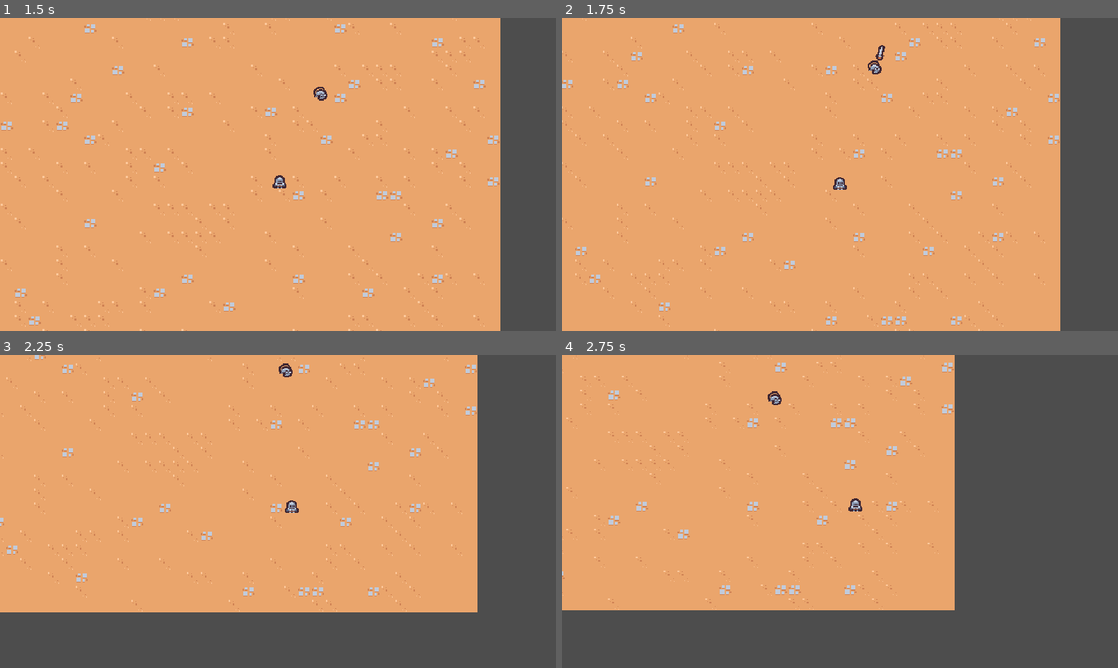
Above: before the commit, frames 1-4 (two rows, left to right).
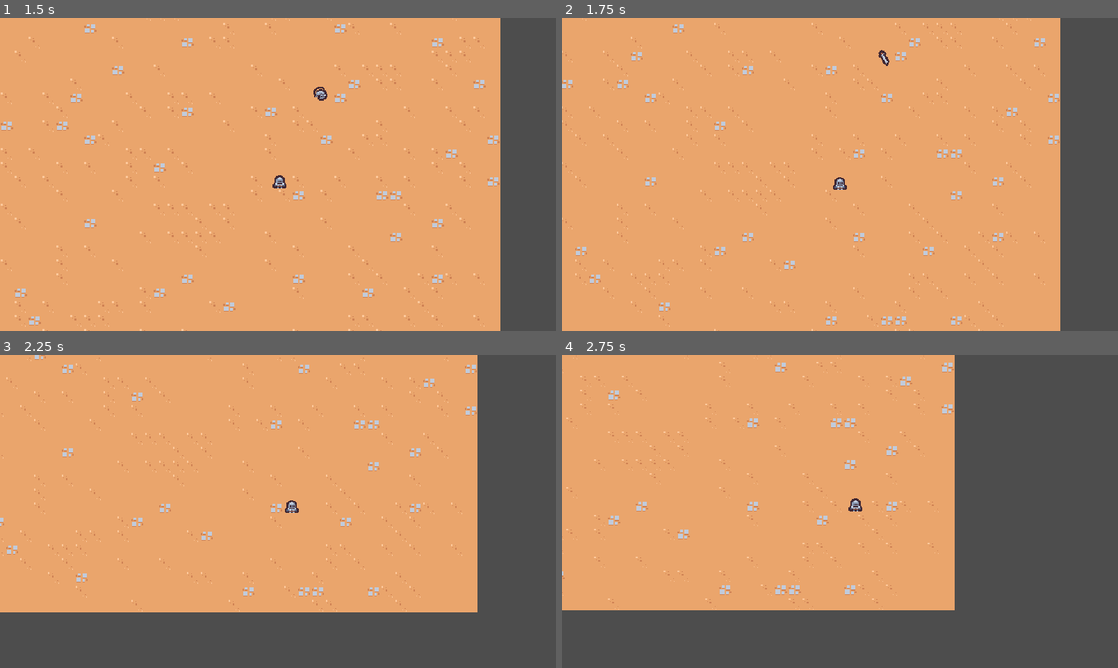
Above: after the commit, the same moments.

Repository: exglegaming/survivors-course
Game: Godot game, scene res://scenes/main/main.tscn
Two runs of this game, one before a commit and one after it. Both use one fixed random seed, a clock stepped at 60 frames per second and the inputs below.
Inputs:
- Up to frame 1 (1.5 s): hold D (move_right) 0.53-1.28 s; hold S (move_down) from 1.28 s (still down)
- Up to frame 2 (1.75 s): keep holding S (move_down)
- Up to frame 3 (2.25 s): release S (move_down) at 2.03 s; hold D (move_right) from 2.03 s (still down)
- Up to frame 4 (2.75 s): keep holding D (move_right)

Frame 1 is identical in both runs. In frame 2, 0.2% of the frame differs, in the area x 55-59%, y 8-18%; in frame 3, less than 0.1%; in frame 4, less than 0.1%.

Commit message:
destroying enemies

Diff:
--- a/project.godot
+++ b/project.godot
@@ -64,6 +64,12 @@
 ]
 }
 
+[layer_names]
+
+2d_physics/layer_1="Terrain"
+2d_physics/layer_2="Player"
+2d_physics/layer_3="Enemy"
+
 [physics]
 
 3d/physics_engine="Jolt Physics"
--- a/scenes/ability/sword_ability/sword_ability.tscn
+++ b/scenes/ability/sword_ability/sword_ability.tscn
@@ -27,6 +27,18 @@
 "transitions": PackedFloat32Array(1),
 "update": 0,
 "values": [Vector2(1, 1)]
+}
+tracks/2/type = "value"
+tracks/2/imported = false
+tracks/2/enabled = true
+tracks/2/path = NodePath("Area2D/CollisionShape2D:disabled")
+tracks/2/interp = 1
+tracks/2/loop_wrap = true
+tracks/2/keys = {
+"times": PackedFloat32Array(0),
+"transitions": PackedFloat32Array(1),
+"update": 1,
+"values": [true]
 }
 
 [sub_resource type="Animation" id="Animation_abpad"]
@@ -71,12 +83,27 @@
 "method": &"queue_free"
 }]
 }
+tracks/3/type = "value"
+tracks/3/imported = false
+tracks/3/enabled = true
+tracks/3/path = NodePath("Area2D/CollisionShape2D:disabled")
+tracks/3/interp = 1
+tracks/3/loop_wrap = true
+tracks/3/keys = {
+"times": PackedFloat32Array(0, 0.2, 0.4),
+"transitions": PackedFloat32Array(1, 1, 1),
+"update": 1,
+"values": [true, false, true]
+}
 
 [sub_resource type="AnimationLibrary" id="AnimationLibrary_t8g1f"]
 _data = {
 &"RESET": SubResource("Animation_upg5g"),
 &"swing": SubResource("Animation_abpad")
 }
+
+[sub_resource type="RectangleShape2D" id="RectangleShape2D_upg5g"]
+size = Vector2(30, 30)
 
 [node name="SwordAbility" type="Node2D" unique_id=896696562]
 
@@ -87,3 +114,12 @@
 [node name="Sprite2D" type="Sprite2D" parent="." unique_id=600812186]
 texture = ExtResource("1_upg5g")
 offset = Vector2(0, -4)
+
+[node name="Area2D" type="Area2D" parent="." unique_id=928797319]
+collision_layer = 4
+collision_mask = 0
+
+[node name="CollisionShape2D" type="CollisionShape2D" parent="Area2D" unique_id=1761101003]
+position = Vector2(15, 0)
+shape = SubResource("RectangleShape2D_upg5g")
+disabled = true
--- a/scenes/basic_enemy/basic_enemy.tscn
+++ b/scenes/basic_enemy/basic_enemy.tscn
@@ -2,6 +2,9 @@
 
 [ext_resource type="Texture2D" uid="uid://ci5tfng20wi8q" path="res://assets/enemy/basic_enemy.png" id="1_fng3e"]
 [ext_resource type="Script" uid="uid://bi43akt176btc" path="res://scripts/basic_enemy/basic_enemy.gd" id="1_gxg7h"]
+
+[sub_resource type="CircleShape2D" id="CircleShape2D_gxg7h"]
+radius = 12.0
 
 [sub_resource type="CircleShape2D" id="CircleShape2D_fng3e"]
 radius = 5.0
@@ -10,6 +13,15 @@
 collision_layer = 0
 script = ExtResource("1_gxg7h")
 
+[node name="Area2D" type="Area2D" parent="." unique_id=1669089514]
+collision_layer = 0
+collision_mask = 4
+
+[node name="CollisionShape2D" type="CollisionShape2D" parent="Area2D" unique_id=554324832]
+position = Vector2(0, -5)
+shape = SubResource("CircleShape2D_gxg7h")
+debug_color = Color(0.9999718, 0.5999539, 0.54041994, 0.41960785)
+
 [node name="Sprite2D" type="Sprite2D" parent="." unique_id=1729877960]
 texture = ExtResource("1_fng3e")
 offset = Vector2(0, -4)
--- a/scripts/ability/sword_ability_controller/sword_ability_controller.gd
+++ b/scripts/ability/sword_ability_controller/sword_ability_controller.gd
@@ -34,3 +34,7 @@
 	var sword_instance: Node2D = sword_ability.instantiate()
 	player.get_parent().add_child(sword_instance)
 	sword_instance.global_position = enemies[0].global_position
+	sword_instance.global_position += Vector2.RIGHT.rotated(randf_range(0.0, TAU)) * 4.0
+
+	var enemy_direction: Vector2 = enemies[0].global_position - sword_instance.global_position
+	sword_instance.rotation = enemy_direction.angle()
--- a/scripts/basic_enemy/basic_enemy.gd
+++ b/scripts/basic_enemy/basic_enemy.gd
@@ -3,6 +3,12 @@
 
 
 const MAX_SPEED: float = 75.0
+
+@onready var area_2d: Area2D = $Area2D
+
+
+func _ready() -> void:
+	area_2d.area_entered.connect(_on_area_entered)
 
 
 func _physics_process(_delta: float) -> void:
@@ -16,3 +22,7 @@
 	if player_node != null:
 		return (player_node.global_position - global_position).normalized()
 	return Vector2.ZERO
+
+
+func _on_area_entered(_area: Area2D) -> void:
+	queue_free()
